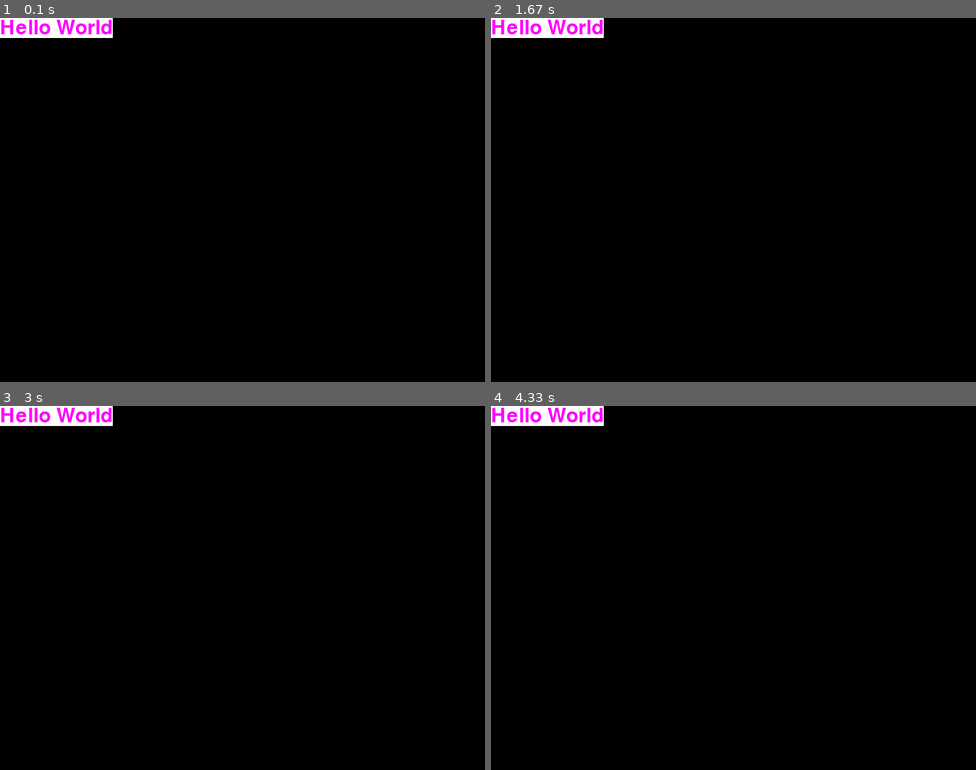
Above: before the commit, frames 1-4 (two rows, left to right).
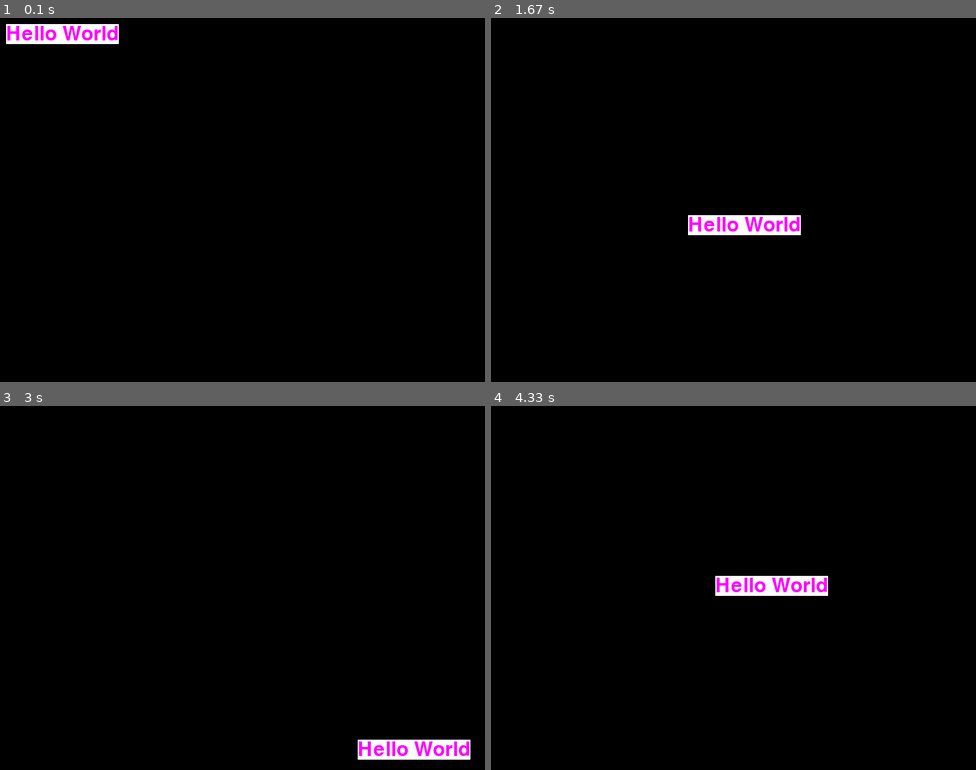
Above: after the commit, the same moments.

Repository: nmodi007/PyGames
Game: pygame game, started from MovingThings.py
Same seed, same stepped clock (60 frames per second), same inputs: the game is played once before the commit and once after it.
Inputs:
- Up to frame 1 (0.1 s): no input
- Up to frame 2 (1.67 s): no input
- Up to frame 3 (3 s): no input
- Up to frame 4 (4.33 s): no input

The runs differ from the first frame. In frame 1, 1.3% of the frame differs, in the area x 0-25%, y 0-8%; in frame 2, 2.6%, in the area x 0-64%, y 0-60%; in frame 3, 2.6%; in frame 4, 2.6%.

Commit message:
text moves and bouncs off sides.

Diff:
--- a/MovingThings.py
+++ b/MovingThings.py
@@ -1,7 +1,7 @@
 import sys
 import pygame
 
-pygame.init()  # initilize pygame modules
+pygame.init()  # initialize pygame modules
 
 window_size = (800, 600)
 
@@ -11,13 +11,35 @@
 
 hello_world = myriadProFont.render("Hello World", 1, (255, 0, 255), (255, 255, 255))
 
+hello_world_size = hello_world.get_size()
+
+x = 0
+y = 0
+
+clock = pygame.time.Clock()
+
+directionX = 1
+directionY = 1
+
 while True:
+
+    clock.tick(40)  # this game loop will run 40 times per second.
 
     for event in pygame.event.get():
         if event == pygame.QUIT:
             sys.exit()
 
-    screen.blit(hello_world, (0, 0))  # use blit to place objects on the screen. provide x, y corrdinates
+    screen.fill((0, 0, 0))
 
+    screen.blit(hello_world, (x, y))  # use blit to place objects on the screen. provide x, y coordinates
+
+    x += 5 * directionX
+    y += 5 * directionY
+
+    if x + hello_world_size[0] > 800 or x <= 0:
+        directionX *= -1
+
+    if y + hello_world_size[1] > 600 or y <= 0:
+        directionY *= -1
 
     pygame.display.update()
